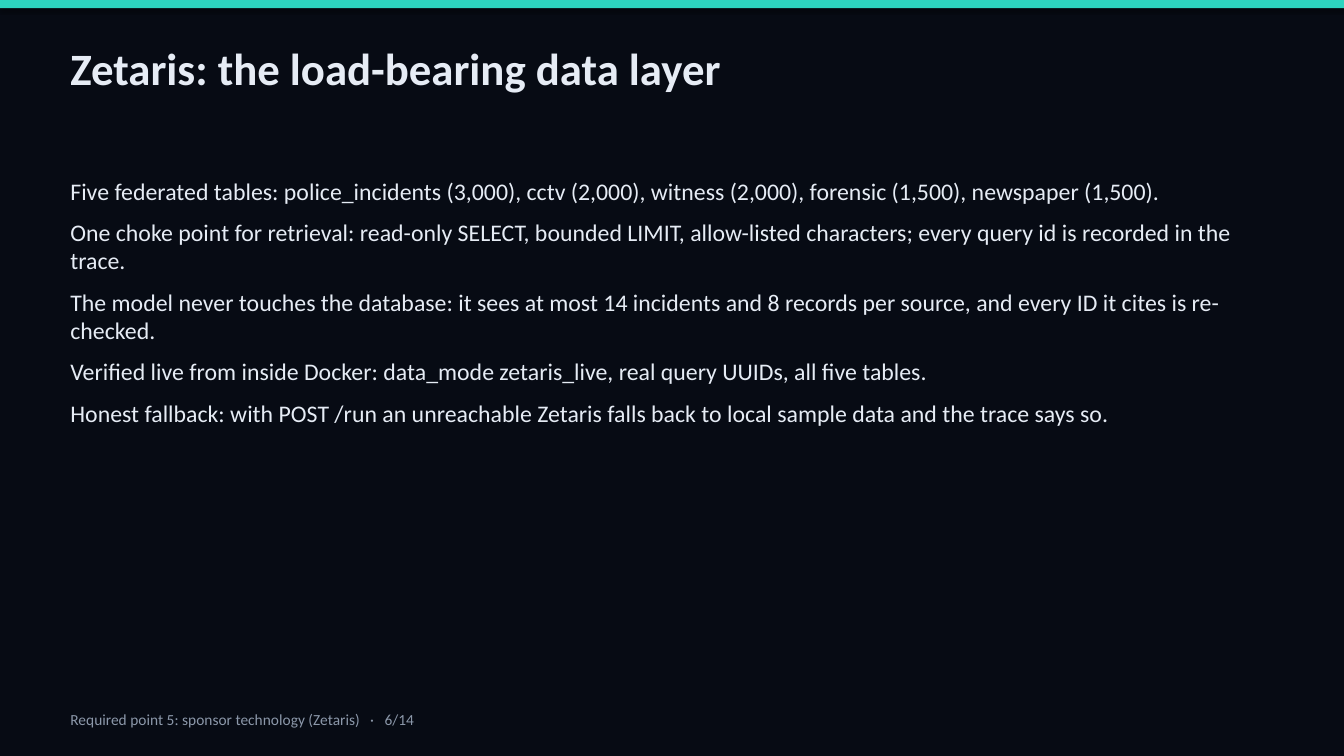
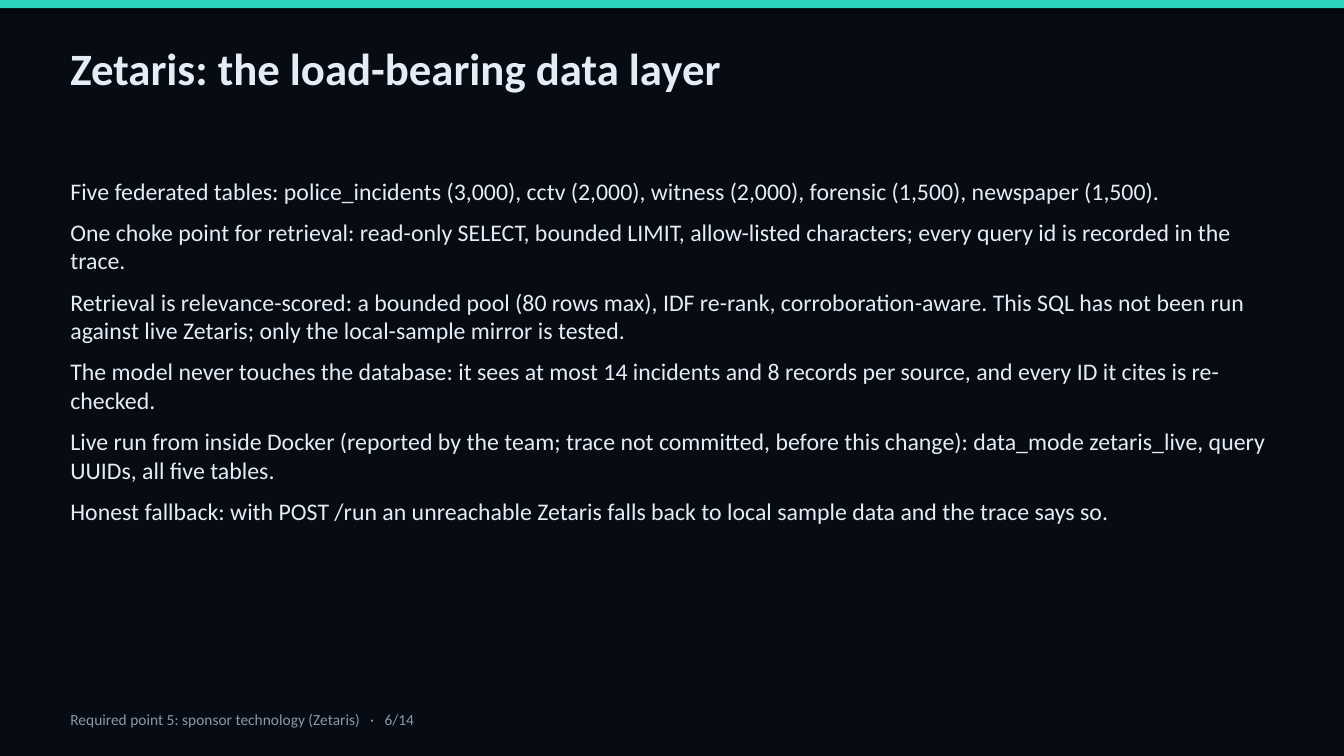
Before and after one commit to Yashasvi-Ranjan/Crime_intelligence, a slide deck: slide 6 of submission/media/AEGIS_Slide_Deck.pptx. Drawn at 1344x756 pixels with LibreOffice and Linux fonts; fonts in the diff are those of the drawing. Boxes give left, top, right and bottom in pixels: in the first picture for what was removed or moved away, otherwise in the second. Text is boxed around its words. In the diff, an @@ line names an element or a change of style, - is before the commit and + after.

```diff
--- a/submission/media/AEGIS_Slide_Deck.pptx
+++ b/submission/media/AEGIS_Slide_Deck.pptx
@@ text at (70, 293, 1244, 343): paragraph added @@
+Retrieval is relevance-scored: a bounded pool (80 rows max), IDF re-rank, corroboration-aware. This SQL has not been run against live Zetaris; only the local-sample mirror is tested.
@@ text at (70, 432, 1265, 482): text changed @@
-Verified live from inside Docker: data_mode zetaris_live, real query UUIDs, all five tables.
+Live run from inside Docker (reported by the team; trace not committed, before this change): data_mode zetaris_live, query UUIDs, all five tables.
```
Also in this commit, not shown: 5 other slides changed, 1 other file.
